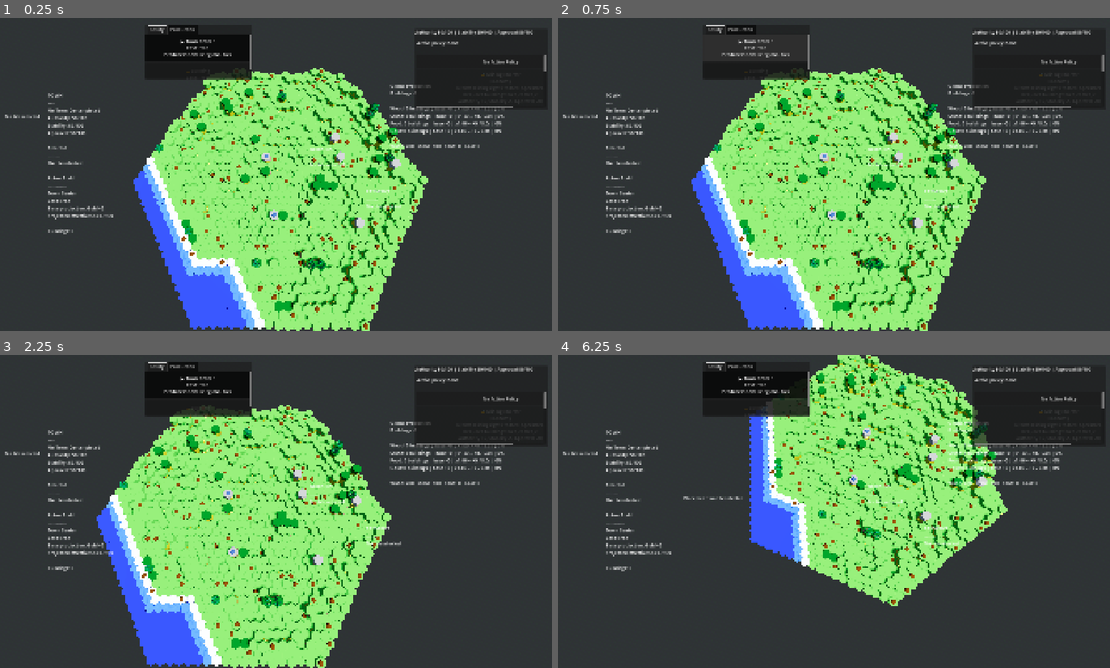
Above: before the commit, frames 1-4 (two rows, left to right).
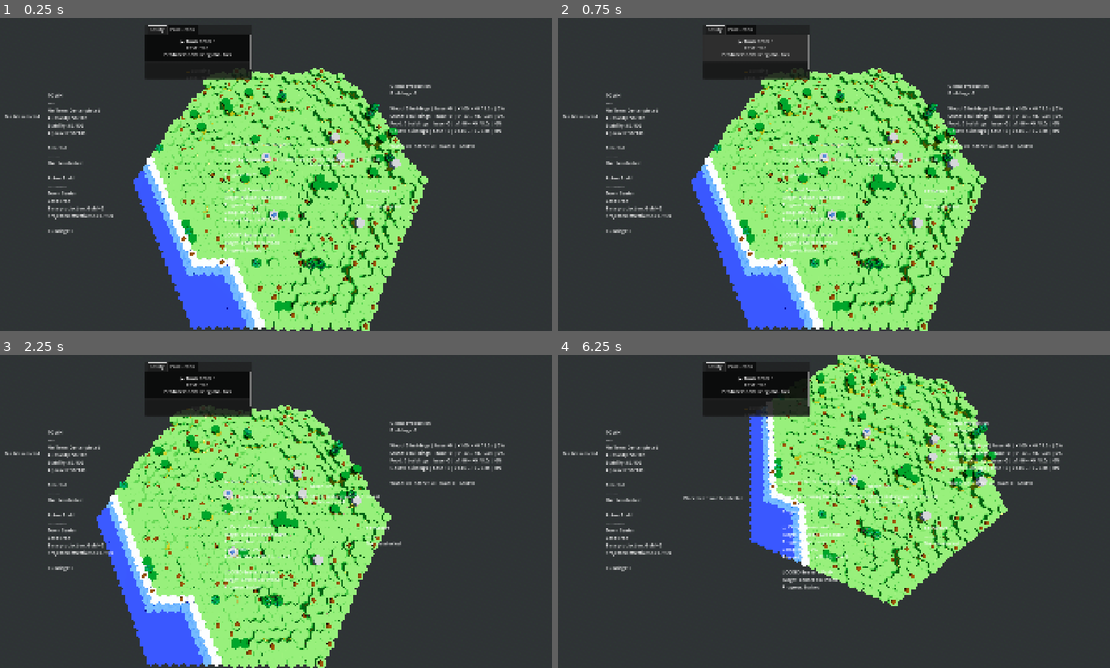
Above: after the commit, the same moments.

Repository: forzinkahd/HexaKingdomGameRepo
Game: Godot game, scene res://Scenes/GameScene.tscn
Same seed, same stepped clock (60 frames per second), same inputs: the game is played once before the commit and once after it.
Inputs (mouse positions are in pixels of both pictures, inside the frame that each line leads up to):
- Up to frame 1 (0.25 s): no input
- Up to frame 2 (0.75 s): click "▶ Town Center Cost: Free Prod…" at 0.5 s
- Up to frame 3 (2.25 s): click (502, 398) at 1.25 s, where only the run before the commit has a clickable "No Active Policy"; move the mouse to (198, 389) at 2.02 s; hold D (MoveRight) from 2.03 s (still down); tap 2 (Build) at 2.1 s; click (198, 389) at 2.17 s
- Up to frame 4 (6.25 s): move the mouse to (1038, 405) at 2.77 s; release D (MoveRight) at 2.78 s; hold S (MoveBackwards) 2.78-3.53 s; tap 2 (Build) at 2.85, 3.8, 4.55, 5.3, 6.05 s; click (1038, 405) at 2.92 s; move the mouse to (889, 442) at 3.52 s; hold D (MoveRight) 3.53-4.28 s; hold Q (RotateCameraLeft) 3.53-4.28 s; move the mouse to (806, 574) at 4.27 s; hold W (MoveForward) 4.28-5.03 s; tap E (RotateCameraRight) at 4.35 s; click (806, 574) at 4.42 s; move the mouse to (1005, 558) at 5.02 s; hold A (MoveLeft) from 5.03 s (still down); tap 1 (Select) at 5.1 s; move the mouse to (668, 464) at 5.77 s; tap F6 (ToggleRegistryPanel) at 5.85 s

The runs differ from the first frame. In frame 1, 1.6% of the frame differs, in the area x 40-99%, y 3-75%; in frame 2, 1.6%; in frame 3, 1.6%; in frame 4, 1.7%.

Commit message:
Early Goals progression implemented

Diff:
--- /dev/null
+++ b/Resources/Goals/build_lumber_camp.tres
@@ -0,0 +1,14 @@
+[gd_resource type="Resource" script_class="SettlementGoalDefinitionV2" format=3 uid="uid://boqos3rcn71n8"]
+
+[ext_resource type="Script" uid="uid://da25vshtnje58" path="res://scripts/Gameplay/PlacementV2/settlement_goal_definition_v2.gd" id="1_t8skl"]
+
+[resource]
+script = ExtResource("1_t8skl")
+id = &"build_lumber_camp"
+display_name = "Chop Chop"
+goal_type = 1
+target_resource = 0
+target_building_id = &"lumber_camp"
+prerequisite_goal_ids = Array[StringName]([&"place_town_center"])
+auto_grant_reward = true
+reward_food = 10
--- /dev/null
+++ b/Resources/Goals/gather_stone_50.tres
@@ -0,0 +1,13 @@
+[gd_resource type="Resource" script_class="SettlementGoalDefinitionV2" format=3 uid="uid://c2u8hx761pmcw"]
+
+[ext_resource type="Script" uid="uid://da25vshtnje58" path="res://scripts/Gameplay/PlacementV2/settlement_goal_definition_v2.gd" id="1_x3gey"]
+
+[resource]
+script = ExtResource("1_x3gey")
+id = &"gather_stone_50"
+display_name = "Diggy Diggy Hole"
+target_resource = 2
+target_amount = 50
+prerequisite_goal_ids = Array[StringName]([&"place_town_center"])
+hidden_until_prerequisites_met = true
+reward_gold = 30
--- /dev/null
+++ b/Resources/Goals/gather_wood_100.tres
@@ -0,0 +1,9 @@
+[gd_resource type="Resource" script_class="SettlementGoalDefinitionV2" format=3 uid="uid://5wxnds73w3du"]
+
+[ext_resource type="Script" uid="uid://da25vshtnje58" path="res://scripts/Gameplay/PlacementV2/settlement_goal_definition_v2.gd" id="1_j2ean"]
+
+[resource]
+script = ExtResource("1_j2ean")
+id = &"gather_wood_100"
+display_name = "Beaver's Pride"
+prerequisite_goal_ids = Array[StringName]([&"place_town_center"])
--- /dev/null
+++ b/Resources/Goals/town_center_placed.tres
@@ -0,0 +1,15 @@
+[gd_resource type="Resource" script_class="SettlementGoalDefinitionV2" format=3 uid="uid://dq16qak3b5xb7"]
+
+[ext_resource type="Script" uid="uid://da25vshtnje58" path="res://scripts/Gameplay/PlacementV2/settlement_goal_definition_v2.gd" id="1_ifmir"]
+
+[resource]
+script = ExtResource("1_ifmir")
+id = &"place_town_center"
+display_name = "Central Command"
+goal_type = 2
+target_resource = 0
+target_amount = 0
+target_building_id = &"town_center_2"
+auto_grant_reward = true
+reward_wood = 25
+reward_stone = 10
--- a/Scenes/GameScene.tscn
+++ b/Scenes/GameScene.tscn
@@ -65,8 +65,15 @@
 [ext_resource type="Script" uid="uid://dsbwoexlih7pp" path="res://scripts/Gameplay/PlacementV2/selected_resource_node_info_panel_v2.gd" id="55_8kd31"]
 [ext_resource type="Resource" uid="uid://bah2e6oqviht" path="res://Resources/Policies/ExpansionSubsidy.tres" id="55_aq8tt"]
 [ext_resource type="Resource" uid="uid://b6dp7a42yv43j" path="res://Resources/Policies/LocalStewardship.tres" id="56_me2ev"]
+[ext_resource type="Script" uid="uid://crv578bjgpp5m" path="res://scripts/Gameplay/PlacementV2/settlement_goals_manager_v2.gd" id="57_me2ev"]
 [ext_resource type="Script" uid="uid://eypynnntxf1m" path="res://scripts/Gameplay/PlacementV2/policy_menu_v2.gd" id="57_p5hnb"]
+[ext_resource type="Script" uid="uid://da25vshtnje58" path="res://scripts/Gameplay/PlacementV2/settlement_goal_definition_v2.gd" id="58_cuml4"]
+[ext_resource type="Resource" uid="uid://dq16qak3b5xb7" path="res://Resources/Goals/town_center_placed.tres" id="59_grg0d"]
+[ext_resource type="Resource" uid="uid://5wxnds73w3du" path="res://Resources/Goals/gather_wood_100.tres" id="60_grg0d"]
+[ext_resource type="Resource" uid="uid://c2u8hx761pmcw" path="res://Resources/Goals/gather_stone_50.tres" id="61_j10ei"]
 [ext_resource type="Script" uid="uid://dpk5mv4uys8" path="res://scripts/Gameplay/PlacementV2/town_center_panel_v2.gd" id="62_uvgqy"]
+[ext_resource type="Script" uid="uid://cl332imkuqmei" path="res://scripts/Gameplay/PlacementV2/settlement_goals_panel_v2.gd" id="64_w8j51"]
+[ext_resource type="Script" uid="uid://d2cesdskv3vk4" path="res://scripts/Gameplay/PlacementV2/settlement_goal_toast_v2.gd" id="65_cuml4"]
 
 [sub_resource type="CameraAttributesPractical" id="CameraAttributesPractical_1lvu4"]
 dof_blur_far_enabled = true
@@ -233,6 +240,8 @@
 
 [node name="WorldEconomyV2" type="Node" parent="Builder/GameplayV2" unique_id=1919408263]
 script = ExtResource("34_jmmro")
+wood = 70
+stone = 50
 
 [node name="WorldProductionV2" type="Node" parent="Builder/GameplayV2" unique_id=1415569715 node_paths=PackedStringArray("economy", "town_center_manager", "resource_map")]
 script = ExtResource("35_vgicg")
@@ -294,6 +303,14 @@
 production = NodePath("../WorldProductionV2")
 registry = NodePath("../BuildingRegistryV2")
 available_policies = Array[ExtResource("53_uvgqy")]([ExtResource("54_5jhr0"), ExtResource("55_aq8tt"), ExtResource("56_me2ev")])
+
+[node name="SettlementGoalsManagerV2" type="Node" parent="Builder/GameplayV2" unique_id=781788965 node_paths=PackedStringArray("economy", "registry", "politics", "town_center_manager")]
+script = ExtResource("57_me2ev")
+economy = NodePath("../WorldEconomyV2")
+registry = NodePath("../BuildingRegistryV2")
+politics = NodePath("../TownPoliticsManagerV2")
+town_center_manager = NodePath("../TownCenterManagerV2")
+goals = Array[ExtResource("58_cuml4")]([ExtResource("59_grg0d"), ExtResource("60_grg0d"), ExtResource("61_j10ei")])
 
 [node name="UI" type="CanvasLayer" parent="." unique_id=980856356]
 
@@ -360,41 +377,6 @@
 picker = NodePath("../../../Builder/WorldInteraction/WorldTilePicker")
 resource_map = NodePath("../../../Builder/GameplayV2/WorldResourceMapV2")
 placement = NodePath("../../../Builder/GameplayV2/BuildingPlacementV2")
-
-[node name="PolicyPanel" type="Panel" parent="UI/UI" unique_id=1517032758 node_paths=PackedStringArray("politics", "button_container", "status_label", "active_policy_label", "consequence_label")]
-layout_mode = 0
-offset_left = 1433.0
-offset_top = 37.0
-offset_right = 1890.0
-offset_bottom = 315.0
-script = ExtResource("57_p5hnb")
-politics = NodePath("../../../Builder/GameplayV2/TownPoliticsManagerV2")
-button_container = NodePath("PolicyScroll/PolicyButtons")
-status_label = NodePath("StatusLabel")
-active_policy_label = NodePath("ActivePolicyLabel")
-consequence_label = NodePath("../TownCenterPanel/VBoxContainer/ConsequenceLabel")
-
-[node name="StatusLabel" type="Label" parent="UI/UI/PolicyPanel" unique_id=455281784]
-layout_mode = 0
-offset_right = 224.0
-offset_bottom = 29.0
-
-[node name="ActivePolicyLabel" type="Label" parent="UI/UI/PolicyPanel" unique_id=1300192521]
-layout_mode = 0
-offset_left = 6.0
-offset_top = 37.0
-offset_right = 356.0
-offset_bottom = 75.0
-
-[node name="PolicyScroll" type="ScrollContainer" parent="UI/UI/PolicyPanel" unique_id=1156543234]
-layout_mode = 0
-offset_left = 2.0
-offset_top = 90.0
-offset_right = 452.0
-offset_bottom = 275.0
-
-[node name="PolicyButtons" type="VBoxContainer" parent="UI/UI/PolicyPanel/PolicyScroll" unique_id=1911693828]
-layout_mode = 2
 
 [node name="TownCenterPanel" type="PanelContainer" parent="UI/UI" unique_id=2007799689 node_paths=PackedStringArray("picker", "occupancy", "town_center_manager", "politics", "status_label", "active_policy_label", "influence_label", "consequence_label", "policy_menu")]
 layout_mode = 0
@@ -441,6 +423,24 @@
 [node name="PolicyButtons" type="VBoxContainer" parent="UI/UI/TownCenterPanel/VBoxContainer/PolicyMenu" unique_id=2057509234]
 layout_mode = 0
 
+[node name="SettlementGoalsPanel" type="Label" parent="UI/UI" unique_id=305987925 node_paths=PackedStringArray("goals_manager")]
+layout_mode = 0
+offset_left = 774.0
+offset_top = 425.0
+offset_right = 814.0
+offset_bottom = 465.0
+script = ExtResource("64_w8j51")
+goals_manager = NodePath("../../../Builder/GameplayV2/SettlementGoalsManagerV2")
+
+[node name="SettlementGoalToast" type="Label" parent="UI/UI" unique_id=482238288 node_paths=PackedStringArray("goals_manager")]
+layout_mode = 0
+offset_left = 775.0
+offset_top = 427.0
+offset_right = 815.0
+offset_bottom = 450.0
+script = ExtResource("65_cuml4")
+goals_manager = NodePath("../../../Builder/GameplayV2/SettlementGoalsManagerV2")
+
 [node name="Control" type="Control" parent="." unique_id=1520664124]
 layout_mode = 3
 anchors_preset = 0
--- /dev/null
+++ b/scripts/Gameplay/PlacementV2/settlement_goal_definition_v2.gd
@@ -0,0 +1,73 @@
+class_name SettlementGoalDefinitionV2
+extends Resource
+
+enum GoalType {
+	RESOURCE_AMOUNT,
+	BUILDING_COUNT,
+	TOWN_CENTER_PLACED,
+	ACTIVE_POLICY,
+	APPROVAL_AT_LEAST,
+	STABILITY_AT_LEAST,
+	AUTHORITY_AT_LEAST
+}
+
+@export var id: StringName = &"goal"
+@export var display_name: String = "Settlement Goal"
+@export_multiline var description: String = ""
+@export var goal_type: GoalType = GoalType.RESOURCE_AMOUNT
+
+@export_group("Resource Target")
+@export var target_resource: BuildingDefinition.ProducedResource = BuildingDefinition.ProducedResource.WOOD
+@export_range(0, 999999) var target_amount: int = 100
+
+@export_group("Building Target")
+@export var target_building_id: StringName = &""
+@export_range(1, 9999) var target_building_count: int = 1
+
+@export_group("Politics Target")
+@export var target_policy_id: StringName = &""
+@export_range(0, 100) var target_status_value: int = 50
+
+@export_group("Progression")
+@export var prerequisite_goal_ids: Array[StringName] = []
+@export var hidden_until_prerequisites_met: bool = false
+
+@export_group("Reward")
+@export var auto_grant_reward: bool = false
+@export_range(0, 999999) var reward_wood: int = 0
+@export_range(0, 999999) var reward_stone: int = 0
+@export_range(0, 999999) var reward_food: int = 0
+@export_range(0, 999999) var reward_gold: int = 0
+
+
+func target_summary() -> String:
+	match goal_type:
+		GoalType.RESOURCE_AMOUNT:
+			return "Collect %d %s" % [target_amount, BuildingDefinition.resource_name(target_resource)]
+		GoalType.BUILDING_COUNT:
+			return "Build %d x %s" % [target_building_count, str(target_building_id)]
+		GoalType.TOWN_CENTER_PLACED:
+			return "Build a Town Center"
+		GoalType.ACTIVE_POLICY:
+			return "Activate policy: %s" % [str(target_policy_id)]
+		GoalType.APPROVAL_AT_LEAST:
+			return "Reach Approval >= %d" % [target_status_value]
+		GoalType.STABILITY_AT_LEAST:
+			return "Reach Stability >= %d" % [target_status_value]
+		GoalType.AUTHORITY_AT_LEAST:
+			return "Reach Authority >= %d" % [target_status_value]
+		_:
+			return "Unknown target"
+
+
+func reward_summary() -> String:
+	var parts: Array[String] = []
+	if reward_wood > 0: parts.append("Wood +%d" % [reward_wood])
+	if reward_stone > 0: parts.append("Stone +%d" % [reward_stone])
+	if reward_food > 0: parts.append("Food +%d" % [reward_food])
+	if reward_gold > 0: parts.append("Gold +%d" % [reward_gold])
+	return "No reward" if parts.is_empty() else ", ".join(parts)
+
+
+func has_reward() -> bool:
+	return reward_wood > 0 or reward_stone > 0 or reward_food > 0 or reward_gold > 0
--- /dev/null
+++ b/scripts/Gameplay/PlacementV2/settlement_goal_toast_v2.gd
@@ -0,0 +1,26 @@
+class_name SettlementGoalToastV2
+extends Label
+
+@export var goals_manager: SettlementGoalsManagerV2
+@export var visible_seconds: float = 3.0
+@export var prefix: String = "Goal complete: "
+
+var _timer: float = 0.0
+
+func _ready() -> void:
+	visible = false
+	if goals_manager == null:
+		goals_manager = get_node_or_null("../SettlementGoalsManagerV2") as SettlementGoalsManagerV2
+	if goals_manager != null and not goals_manager.goal_completed.is_connected(_on_goal_completed):
+		goals_manager.goal_completed.connect(_on_goal_completed)
+
+func _process(delta: float) -> void:
+	if not visible: return
+	_timer -= delta
+	if _timer <= 0.0: visible = false
+
+func _on_goal_completed(goal: SettlementGoalDefinitionV2) -> void:
+	if goal == null: return
+	text = prefix + goal.display_name
+	_timer = visible_seconds
+	visible = true
--- /dev/null
+++ b/scripts/Gameplay/PlacementV2/settlement_goals_manager_v2.gd
@@ -0,0 +1,248 @@
+class_name SettlementGoalsManagerV2
+extends Node
+
+signal goals_changed
+signal goal_completed(goal: SettlementGoalDefinitionV2)
+signal goal_reward_granted(goal: SettlementGoalDefinitionV2)
+
+@export var economy: WorldEconomyV2
+@export var registry: BuildingRegistryV2
+@export var politics: TownPoliticsManagerV2
+@export var town_center_manager: TownCenterManagerV2
+@export var goals: Array[SettlementGoalDefinitionV2] = []
+
+@export_group("Behavior")
+@export var evaluate_on_ready: bool = true
+@export var print_debug: bool = false
+
+var _completed_goal_ids: Dictionary = {}
+var _rewarded_goal_ids: Dictionary = {}
+
+
+func _ready() -> void:
+	if economy == null:
+		economy = get_node_or_null("../WorldEconomyV2") as WorldEconomyV2
+	if registry == null:
+		registry = get_node_or_null("../BuildingRegistryV2") as BuildingRegistryV2
+	if politics == null:
+		politics = get_node_or_null("../TownPoliticsManagerV2") as TownPoliticsManagerV2
+	if town_center_manager == null:
+		town_center_manager = get_node_or_null("../TownCenterManagerV2") as TownCenterManagerV2
+
+	_connect_sources()
+	if evaluate_on_ready:
+		call_deferred("evaluate_goals")
+
+
+func evaluate_goals() -> void:
+	var completed_something := false
+	for goal in goals:
+		if goal == null or is_goal_completed(goal) or not are_prerequisites_met(goal):
+			continue
+		if _is_goal_condition_met(goal):
+			_mark_goal_completed(goal)
+			completed_something = true
+	goals_changed.emit()
+
+
+func reset_goals() -> void:
+	_completed_goal_ids.clear()
+	_rewarded_goal_ids.clear()
+	goals_changed.emit()
+
+
+func is_goal_completed(goal: SettlementGoalDefinitionV2) -> bool:
+	return goal != null and _completed_goal_ids.has(goal.id)
+
+
+func is_goal_visible(goal: SettlementGoalDefinitionV2) -> bool:
+	if goal == null:
+		return false
+	return (not goal.hidden_until_prerequisites_met) or are_prerequisites_met(goal) or is_goal_completed(goal)
+
+
+func are_prerequisites_met(goal: SettlementGoalDefinitionV2) -> bool:
+	if goal == null:
+		return false
+	for required_id in goal.prerequisite_goal_ids:
+		if not _completed_goal_ids.has(required_id):
+			return false
+	return true
+
+
+func get_visible_goals() -> Array[SettlementGoalDefinitionV2]:
+	var result: Array[SettlementGoalDefinitionV2] = []
+	for goal in goals:
+		if goal != null and is_goal_visible(goal):
+			result.append(goal)
+	return result
+
+
+func get_visible_completed_count() -> int:
+	var count := 0
+	for goal in get_visible_goals():
+		if is_goal_completed(goal):
+			count += 1
+	return count
+
+
+func get_goal_progress_text(goal: SettlementGoalDefinitionV2) -> String:
+	if goal == null:
+		return "No goal"
+	if is_goal_completed(goal):
+		return "Complete"
+	if not are_prerequisites_met(goal):
+		return "Locked"
+	match goal.goal_type:
+		SettlementGoalDefinitionV2.GoalType.RESOURCE_AMOUNT:
+			return "%d / %d %s" % [_get_resource_amount(goal.target_resource), goal.target_amount, BuildingDefinition.resource_name(goal.target_resource)]
+		SettlementGoalDefinitionV2.GoalType.BUILDING_COUNT:
+			return "%d / %d built" % [_get_building_count(goal.target_building_id), goal.target_building_count]
+		SettlementGoalDefinitionV2.GoalType.TOWN_CENTER_PLACED:
+			return "Placed" if _has_town_center() else "Not placed"
+		SettlementGoalDefinitionV2.GoalType.ACTIVE_POLICY:
+			var active := _get_active_policy_id()
+			return "No active policy" if active == &"" else "Active: %s" % [str(active)]
+		SettlementGoalDefinitionV2.GoalType.APPROVAL_AT_LEAST:
+			return "%d / %d Approval" % [_get_approval(), goal.target_status_value]
+		SettlementGoalDefinitionV2.GoalType.STABILITY_AT_LEAST:
+			return "%d / %d Stability" % [_get_stability(), goal.target_status_value]
+		SettlementGoalDefinitionV2.GoalType.AUTHORITY_AT_LEAST:
+			return "%d / %d Authority" % [_get_authority(), goal.target_status_value]
+		_:
+			return "Unknown"
+
+
+func get_goal_completion_ratio(goal: SettlementGoalDefinitionV2) -> float:
+	if goal == null:
+		return 0.0
+	if is_goal_completed(goal):
+		return 1.0
+	match goal.goal_type:
+		SettlementGoalDefinitionV2.GoalType.RESOURCE_AMOUNT:
+			return 1.0 if goal.target_amount <= 0 else clamp(float(_get_resource_amount(goal.target_resource)) / float(goal.target_amount), 0.0, 1.0)
+		SettlementGoalDefinitionV2.GoalType.BUILDING_COUNT:
+			return 1.0 if goal.target_building_count <= 0 else clamp(float(_get_building_count(goal.target_building_id)) / float(goal.target_building_count), 0.0, 1.0)
+		SettlementGoalDefinitionV2.GoalType.TOWN_CENTER_PLACED:
+			return 1.0 if _has_town_center() else 0.0
+		SettlementGoalDefinitionV2.GoalType.ACTIVE_POLICY:
+			return 1.0 if _get_active_policy_id() == goal.target_policy_id else 0.0
+		SettlementGoalDefinitionV2.GoalType.APPROVAL_AT_LEAST:
+			return 1.0 if goal.target_status_value <= 0 else clamp(float(_get_approval()) / float(goal.target_status_value), 0.0, 1.0)
+		SettlementGoalDefinitionV2.GoalType.STABILITY_AT_LEAST:
+			return 1.0 if goal.target_status_value <= 0 else clamp(float(_get_stability()) / float(goal.target_status_value), 0.0, 1.0)
+		SettlementGoalDefinitionV2.GoalType.AUTHORITY_AT_LEAST:
+			return 1.0 if goal.target_status_value <= 0 else clamp(float(_get_authority()) / float(goal.target_status_value), 0.0, 1.0)
+		_:
+			return 0.0
+
+
+func _connect_sources() -> void:
+	if economy != null and economy.has_signal("resources_changed") and not economy.resources_changed.is_connected(_on_source_changed):
+		economy.resources_changed.connect(_on_source_changed)
+	if registry != null and not registry.registry_changed.is_connected(_on_source_changed):
+		registry.registry_changed.connect(_on_source_changed)
+	if politics != null:
+		if not politics.politics_changed.is_connected(_on_source_changed): politics.politics_changed.connect(_on_source_changed)
+		if not politics.active_policy_changed.is_connected(_on_source_changed): politics.active_policy_changed.connect(_on_source_changed)
+	if town_center_manager != null and not town_center_manager.town_center_changed.is_connected(_on_source_changed):
+		town_center_manager.town_center_changed.connect(_on_source_changed)
+
+
+func _on_source_changed(_arg = null) -> void:
+	evaluate_goals()
+
+
+func _is_goal_condition_met(goal: SettlementGoalDefinitionV2) -> bool:
+	match goal.goal_type:
+		SettlementGoalDefinitionV2.GoalType.RESOURCE_AMOUNT:
+			return _get_resource_amount(goal.target_resource) >= goal.target_amount
+		SettlementGoalDefinitionV2.GoalType.BUILDING_COUNT:
+			return _get_building_count(goal.target_building_id) >= goal.target_building_count
+		SettlementGoalDefinitionV2.GoalType.TOWN_CENTER_PLACED:
+			return _has_town_center()
+		SettlementGoalDefinitionV2.GoalType.ACTIVE_POLICY:
+			return _get_active_policy_id() == goal.target_policy_id
+		SettlementGoalDefinitionV2.GoalType.APPROVAL_AT_LEAST:
+			return _get_approval() >= goal.target_status_value
+		SettlementGoalDefinitionV2.GoalType.STABILITY_AT_LEAST:
+			return _get_stability() >= goal.target_status_value
+		SettlementGoalDefinitionV2.GoalType.AUTHORITY_AT_LEAST:
+			return _get_authority() >= goal.target_status_value
+		_:
+			return false
+
+
+func _mark_goal_completed(goal: SettlementGoalDefinitionV2) -> void:
+	_completed_goal_ids[goal.id] = true
+	if print_debug:
+		print("Settlement goal completed: ", goal.display_name)
+	if goal.auto_grant_reward and not _rewarded_goal_ids.has(goal.id):
+		_grant_reward(goal)
+	goal_completed.emit(goal)
+
+
+func _grant_reward(goal: SettlementGoalDefinitionV2) -> void:
+	if economy == null:
+		return
+	_rewarded_goal_ids[goal.id] = true
+	_add_resource(BuildingDefinition.ProducedResource.WOOD, goal.reward_wood)
+	_add_resource(BuildingDefinition.ProducedResource.STONE, goal.reward_stone)
+	_add_resource(BuildingDefinition.ProducedResource.FOOD, goal.reward_food)
+	_add_resource(BuildingDefinition.ProducedResource.GOLD, goal.reward_gold)
+	goal_reward_granted.emit(goal)
+
+
+func _add_resource(resource: BuildingDefinition.ProducedResource, amount: int) -> void:
+	if amount > 0 and economy != null and economy.has_method("add_resource"):
+		economy.add_resource(resource, amount)
+
+
+func _get_resource_amount(resource: BuildingDefinition.ProducedResource) -> int:
+	if economy == null:
+		return 0
+	if economy.has_method("get_resource_amount"):
+		return int(economy.get_resource_amount(resource))
+	if economy.has_method("get_amount"):
+		return int(economy.get_amount(resource))
+	var value = economy.get(_resource_property_name(resource))
+	return 0 if value == null else int(value)
+
+
+func _resource_property_name(resource: BuildingDefinition.ProducedResource) -> StringName:
+	match resource:
+		BuildingDefinition.ProducedResource.WOOD: return &"wood"
+		BuildingDefinition.ProducedResource.STONE: return &"stone"
+		BuildingDefinition.ProducedResource.FOOD: return &"food"
+		BuildingDefinition.ProducedResource.GOLD: return &"gold"
+		_: return &""
+
+
+func _get_building_count(building_id: StringName) -> int:
+	return 0 if registry == null or building_id == &"" else registry.get_count(building_id)
+
+
+func _has_town_center() -> bool:
+	if town_center_manager != null:
+		return town_center_manager.has_town_center()
+	return registry != null and registry.has_building(&"town_center")
+
+
+func _get_active_policy_id() -> StringName:
+	if politics == null:
+		return &""
+	var policy := politics.get_active_policy()
+	return &"" if policy == null else policy.id
+
+
+func _get_authority() -> int:
+	if politics != null: return politics.get_authority()
+	return town_center_manager.authority if town_center_manager != null else 0
+
+func _get_stability() -> int:
+	if politics != null: return politics.get_stability()
+	return town_center_manager.stability if town_center_manager != null else 0
+
+func _get_approval() -> int:
+	if politics != null: return politics.get_approval()
+	return town_center_manager.approval if town_center_manager != null else 0
--- /dev/null
+++ b/scripts/Gameplay/PlacementV2/settlement_goals_panel_v2.gd
@@ -0,0 +1,69 @@
+class_name SettlementGoalsPanelV2
+extends Label
+
+@export var goals_manager: SettlementGoalsManagerV2
+@export_group("Display")
+@export var title: String = "Welcome to the New Kingdom"
+@export_multiline var intro_text: String = "Begin by securing the first materials and establishing your settlement."
+@export var show_completed_goals: bool = true
+@export var show_locked_goals: bool = true
+@export var show_rewards: bool = true
+@export var show_progress_percent: bool = true
+@export var refresh_seconds: float = 0.25
+
+var _elapsed: float = 0.0
+
+func _ready() -> void:
+	if goals_manager == null:
+		goals_manager = get_node_or_null("../SettlementGoalsManagerV2") as SettlementGoalsManagerV2
+	if goals_manager != null:
+		if not goals_manager.goals_changed.is_connected(_refresh): goals_manager.goals_changed.connect(_refresh)
+		if not goals_manager.goal_completed.is_connected(_on_goal_completed): goals_manager.goal_completed.connect(_on_goal_completed)
+	_refresh()
+
+func _process(delta: float) -> void:
+	_elapsed += delta
+	if _elapsed >= refresh_seconds:
+		_elapsed = 0.0
+		_refresh()
+
+func _on_goal_completed(_goal: SettlementGoalDefinitionV2) -> void:
+	_refresh()
+
+func _refresh(_arg = null) -> void:
+	var lines: Array[String] = []
+	lines.append(title)
+	lines.append("--------------------")
+	if intro_text != "":
+		lines.append(intro_text)
+		lines.append("")
+	if goals_manager == null:
+		lines.append("SettlementGoalsManagerV2 missing")
+		text = "\n".join(lines)
+		return
+	var visible_goals := goals_manager.get_visible_goals()
+	lines.append("Progress: %d / %d" % [goals_manager.get_visible_completed_count(), visible_goals.size()])
+	lines.append("")
+	for goal in visible_goals:
+		var complete := goals_manager.is_goal_completed(goal)
+		var prereq_met := goals_manager.are_prerequisites_met(goal)
+		if complete and not show_completed_goals: continue
+		if not prereq_met and not show_locked_goals: continue
+		lines.append(_format_goal(goal, complete, prereq_met))
+		lines.append("")
+	text = "\n".join(lines)
+
+func _format_goal(goal: SettlementGoalDefinitionV2, complete: bool, prereq_met: bool) -> String:
+	var lines: Array[String] = []
+	var prefix := "□"
+	if complete: prefix = "✓"
+	elif not prereq_met: prefix = "LOCKED"
+	lines.append("%s %s" % [prefix, goal.display_name])
+	if goal.description != "": lines.append(goal.description)
+	lines.append("Target: %s" % [goal.target_summary()])
+	lines.append("Progress: %s" % [goals_manager.get_goal_progress_text(goal)])
+	if show_progress_percent and prereq_met:
+		lines.append("Completion: %d%%" % [int(round(goals_manager.get_goal_completion_ratio(goal) * 100.0))])
+	if show_rewards and goal.has_reward():
+		lines.append("Reward: %s" % [goal.reward_summary()])
+	return "\n".join(lines)
--- a/scripts/Gameplay/PlacementV2/world_economy_v2.gd
+++ b/scripts/Gameplay/PlacementV2/world_economy_v2.gd
@@ -4,7 +4,7 @@
 signal resources_changed
 
 @export var wood: int = 200
-@export var stone: int = 100
+@export var stone: int = 40
 @export var food: int = 0
 @export var gold: int = 0
 
Not shown, added: scripts/Gameplay/PlacementV2/settlement_goal_definition_v2.gd.uid
Not shown, added: scripts/Gameplay/PlacementV2/settlement_goal_toast_v2.gd.uid
Not shown, added: scripts/Gameplay/PlacementV2/settlement_goals_manager_v2.gd.uid
Not shown, added: scripts/Gameplay/PlacementV2/settlement_goals_panel_v2.gd.uid
